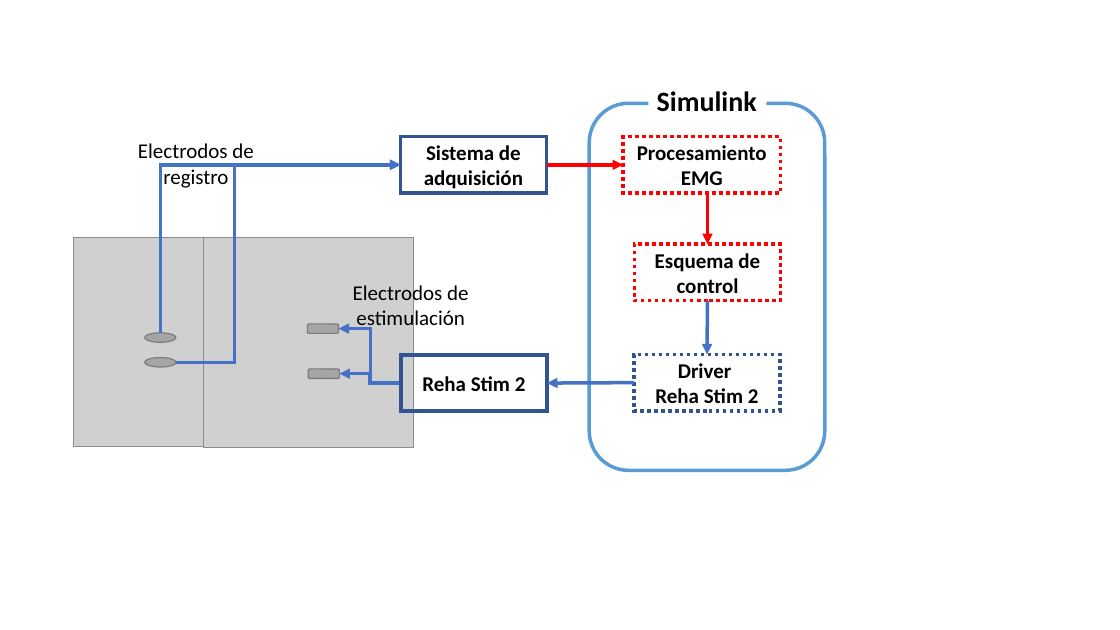
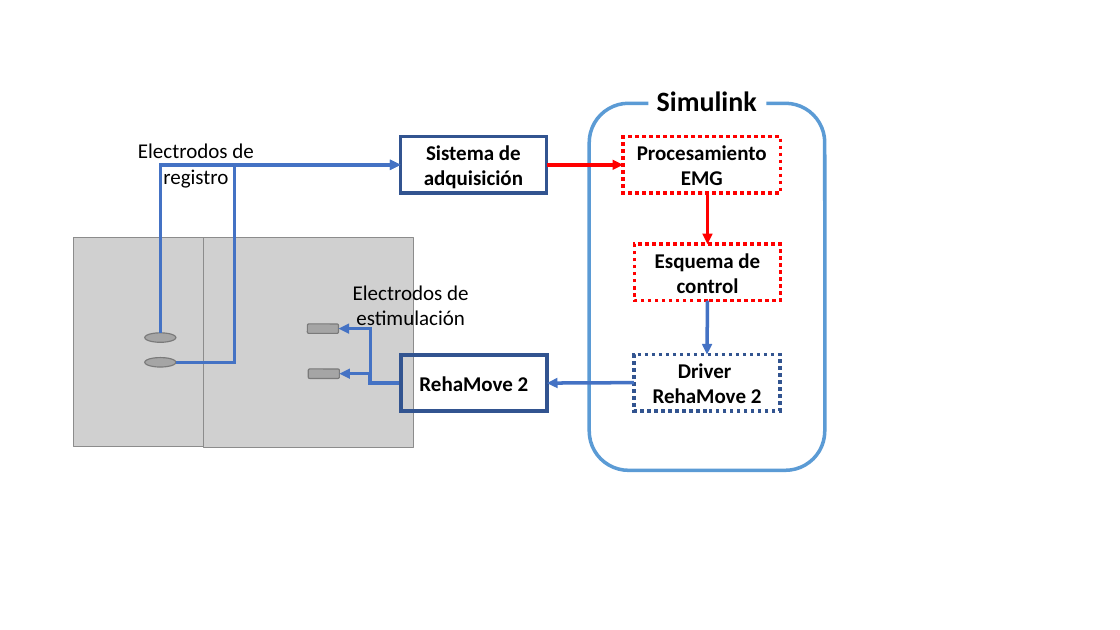
Before and after one commit to EnriqueMC557/Reporte_LIB, a slide deck: slide 2 of Sistema propuesto.pptx. Drawn at 1120x630 pixels with LibreOffice and Linux fonts; fonts in the diff are those of the drawing; grey boxes stand for pictures. Boxes give left, top, right and bottom in pixels: in the first picture for what was removed or moved away, otherwise in the second. Text is boxed around its words. In the diff, an @@ line names an element or a change of style, - is before the commit and + after.

```diff
--- a/Sistema propuesto.pptx
+++ b/Sistema propuesto.pptx
@@ text in rectangle at (x1=419, y1=376, x2=529, y2=391): text changed @@
-Reha Stim 2
+RehaMove 2
@@ text in rectangle at (x1=653, y1=388, x2=762, y2=410): text changed @@
-Reha Stim 2
+RehaMove 2
```
Also in this commit, not shown: 24 other files.
